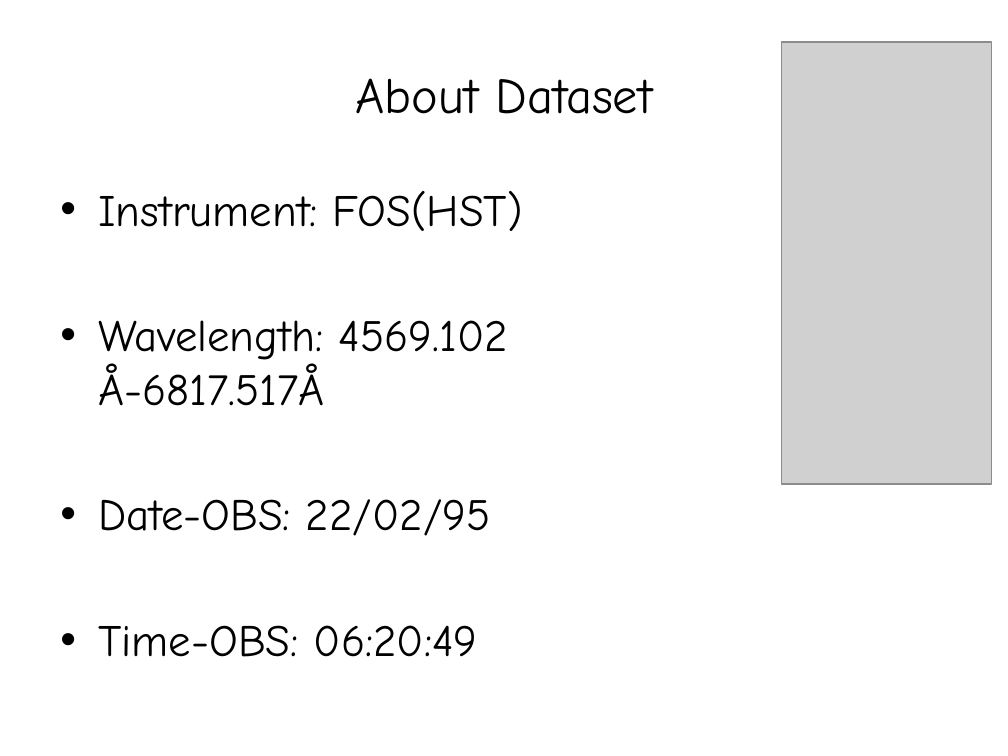
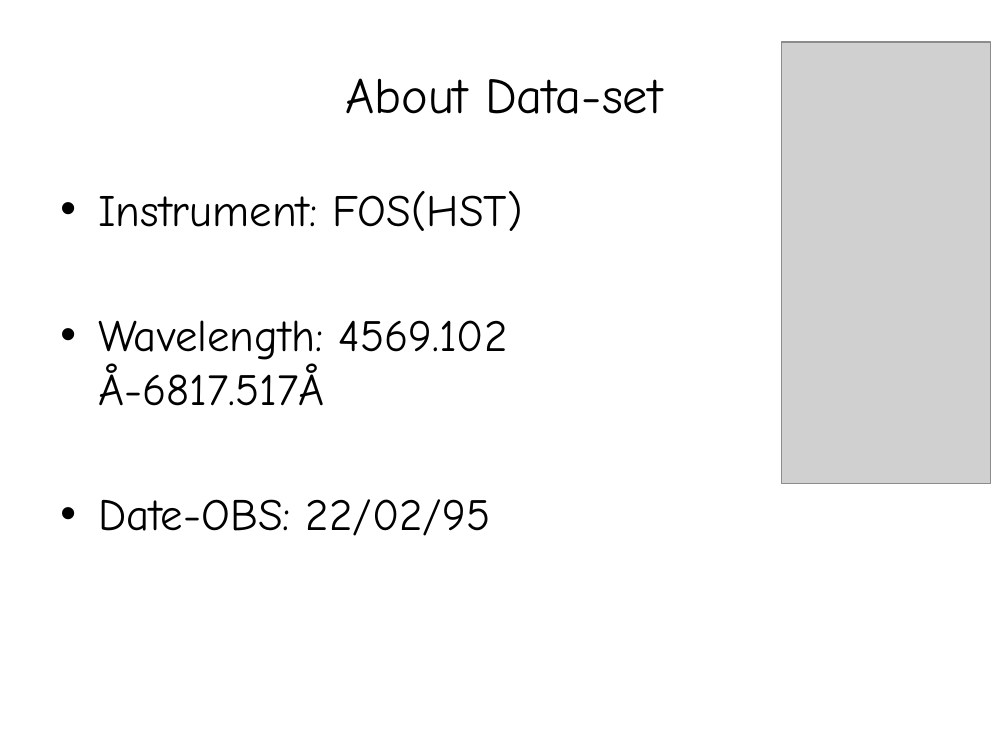
Before and after one commit to vaammpyy/M31-Spectra-Analysis, a slide deck: slide 9 of M31 Report.pptx (slide 6 before the commit). Drawn at 1008x756 pixels with LibreOffice and Linux fonts; fonts in the diff are those of the drawing; grey boxes stand for pictures. Boxes give left, top, right and bottom in pixels: in the first picture for what was removed or moved away, otherwise in the second. Text is boxed around its words. In the diff, an @@ line names an element or a change of style, - is before the commit and + after.

```diff
--- a/M31 Report.pptx
+++ b/M31 Report.pptx
@@ text at bbox=[345, 78, 662, 114]: text changed @@
-About Dataset
+About Data-set
@@ text "Instrument: FOS(HST)" at bbox=[98, 191, 523, 536]: indent changed @@
@@ text at bbox=[98, 625, 478, 657]: paragraph removed @@
-• Time-OBS: 06:20:49
```
Also in this commit, not shown: 9 other slides changed, 16 slides added, 1 slide removed.
